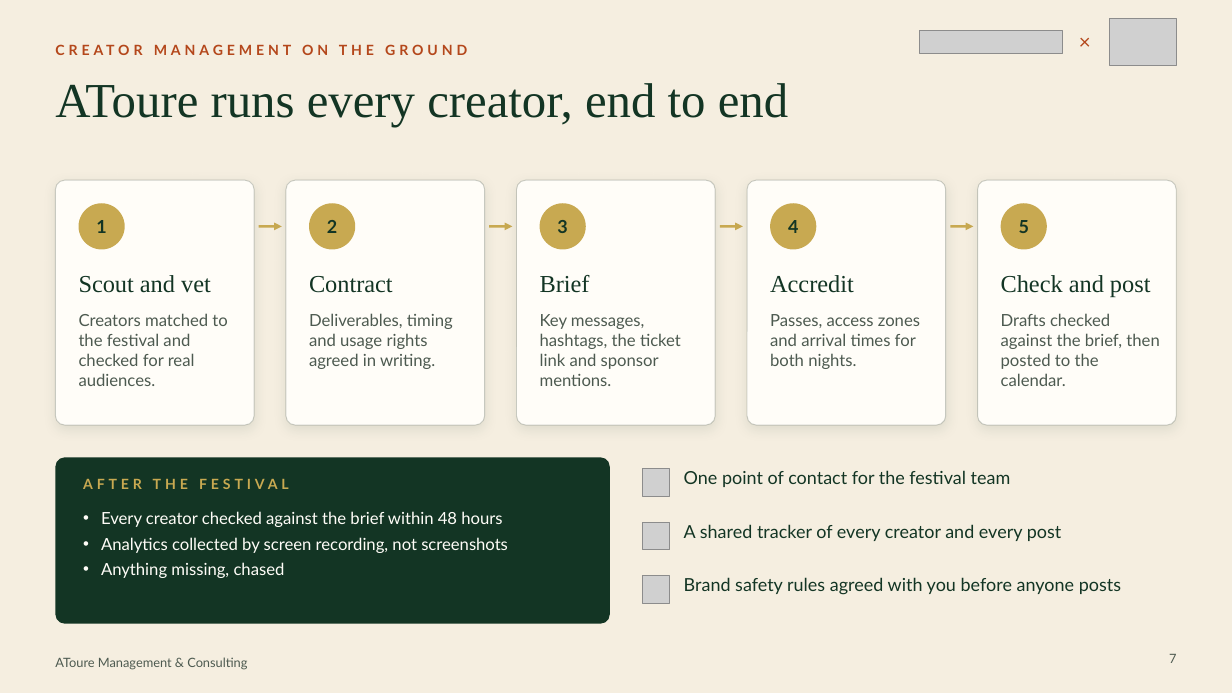
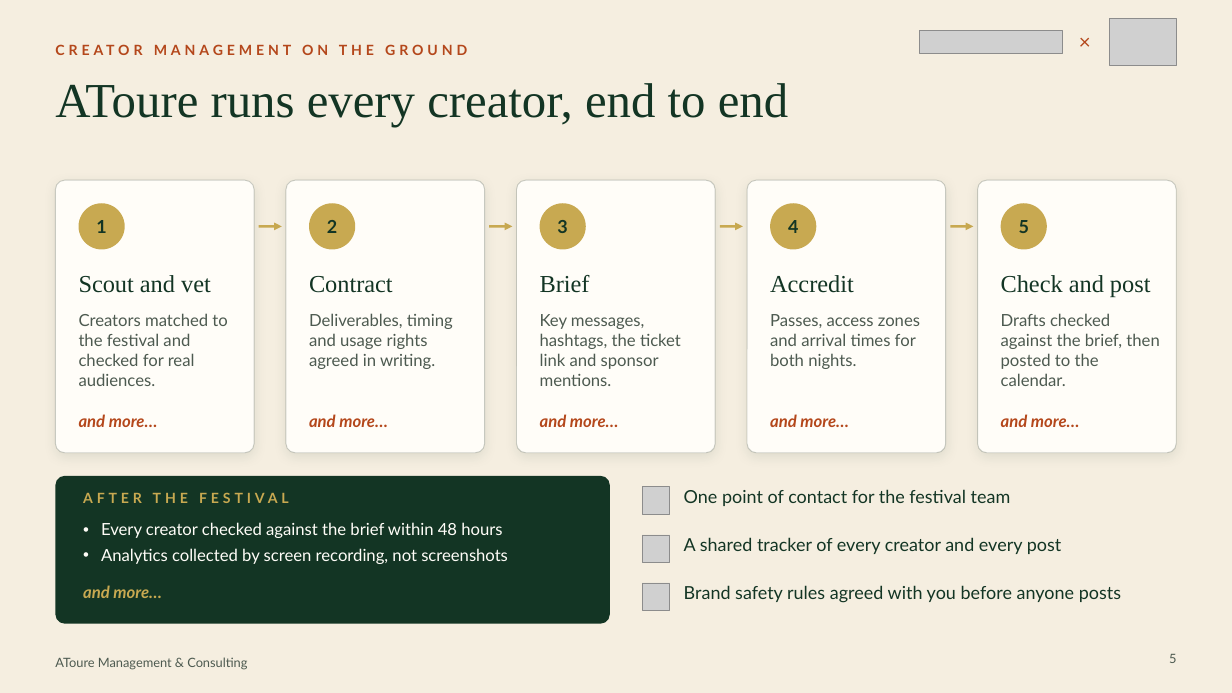
Before and after one commit to atoureconsulting/Mother-Africa, a slide deck: slide 5 of proposition-deck/AToure Mother Africa Festival Proposal.pptx (slide 7 before the commit). Drawn at 1232x693 pixels with LibreOffice and Linux fonts; fonts in the diff are those of the drawing; grey boxes stand for pictures. Boxes give left, top, right and bottom in pixels: in the first picture for what was removed or moved away, otherwise in the second. Text is boxed around its words. In the diff, an @@ line names an element or a change of style, - is before the commit and + after.

```diff
--- a/proposition-deck/AToure Mother Africa Festival Proposal.pptx
+++ b/proposition-deck/AToure Mother Africa Festival Proposal.pptx
@@ rounded rectangle: place and size @@
-rounded rectangle at (55,180,254,425)
+rounded rectangle at (55,180,254,453)
@@ rounded rectangle: place and size @@
-rounded rectangle at (287,180,485,425)
+rounded rectangle at (287,180,485,453)
@@ rounded rectangle: place and size @@
-rounded rectangle at (517,180,715,425)
+rounded rectangle at (517,180,715,453)
@@ rounded rectangle: place and size @@
-rounded rectangle at (748,180,946,425)
+rounded rectangle at (748,180,946,453)
@@ rounded rectangle: place and size @@
-rounded rectangle at (978,180,1177,425)
+rounded rectangle at (978,180,1177,453)
@@ text added at (79,414,158,427), 13 pt, text #B4471B, bold, italic @@
+and more…
@@ text added at (309,414,388,427), 13 pt, text #B4471B, bold, italic @@
+and more…
@@ text added at (540,414,619,427), 13 pt, text #B4471B, bold, italic @@
+and more…
@@ text added at (770,414,849,427), 13 pt, text #B4471B, bold, italic @@
+and more…
@@ text added at (1001,414,1080,427), 13 pt, text #B4471B, bold, italic @@
+and more…
@@ rounded rectangle: place and size @@
-rounded rectangle at (55,457,610,624)
+rounded rectangle at (55,476,610,624)
@@ rounded rectangle at (55,476,610,624): proportions changed @@
@@ 2 texts, 1 picture: place and size @@
-2 texts, 1 picture at (83,478,1062,550)
+2 texts, 1 picture at (83,492,1062,563)
@@ picture: place and size @@
-picture at (642,469,670,496)
+picture at (642,487,670,515)
@@ text "One point of contact for ...": place and size @@
-text "One point of contact for ..." at (684,470,1011,487)
+text "One point of contact for ..." at (684,489,1011,506)
@@ text "Every creator checked against the ...": place and size @@
-text "Every creator checked against the ..." at (101,511,508,578)
+text "Every creator checked against the ..." at (101,522,508,564)
@@ text at (101,562,285,578): paragraph removed @@
-• Anything missing, chased
@@ text added at (83,585,162,598), 13 pt, text #C8A951, bold, italic @@
+and more…
@@ picture: place and size @@
-picture at (642,576,670,604)
+picture at (642,583,670,611)
@@ text "Brand safety rules agreed with ...": place and size @@
-text "Brand safety rules agreed with ..." at (684,577,1121,595)
+text "Brand safety rules agreed with ..." at (684,585,1121,603)
@@ page number at (1169,654,1176,663): text changed @@
-7
+5
```
Also in this commit, not shown: 1 other slide changed, 1 slide added, 4 slides removed, 5 other files.
